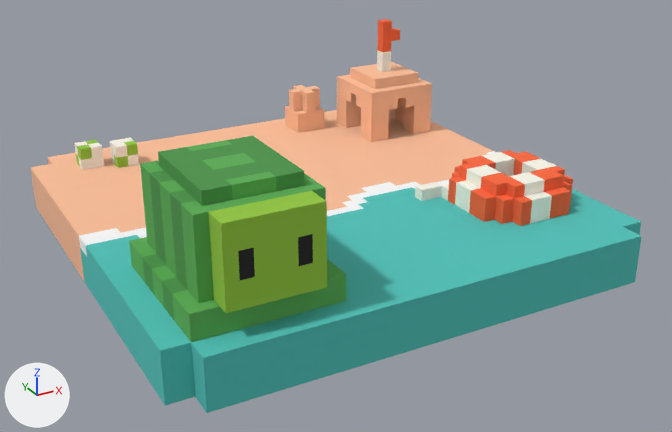
Two versions of the OBJ model Assets/Models/Chapters/chapter_seven_tile.obj, one commit apart.
Both versions are drawn from a 50 mm lens placed at (-3.41, -6.58, 3.53), pointed at (0.06, -0.27, 0.37). Arrows for +X, +Y and +Z are at lower left; the lights stay in place. The first picture is the older version. Where no turn or scale is listed for an object, it has been applied to the vertices. Vertices at exactly the same position are counted once.

In view in the first picture: 'Untitled'.
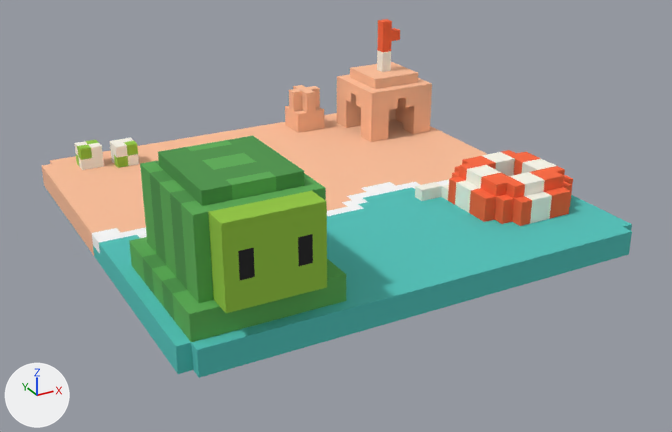
The change, as a list of edits to the scene's bpy script:
```text
Change me_untitled:
    used by ob_untitled; location = (0.0, 0.0, 0.0)
    remove me_untitled.from_pydata(...)  # 476 vertices, 958 faces; spans x -2.0..2.0, y -2.0..2.0, z 0.1..1.6
    add me_untitled.from_pydata(...)  # 472 vertices, 950 faces; spans x -1.9..1.9, y -1.9..1.9, z 0.3..1.6
    me_untitled part 1
    17 vertices are removed from x -2.0..2.0, y -1.8..1.8, z 0.1..0.5
    68 faces are deleted
    6 vertices in x -2.0, y -1.8..1.8, z 0.4..0.5 move by (0.1, 0.0, 0.0)
    4 vertices in x -1.8..1.8, y -1.8..0.1, z 0.1 move by (0.0, 0.0, 0.2)
    10 vertices move from x -2.0..1.8, y -2.0..2.0, z 0.1..0.5 to x -1.9..1.8, y -1.9..1.9, z 0.3..0.5
    13 vertices are added at x -1.9..1.9, y -1.8..1.8, z 0.3..0.5
    60 new faces join them
```

Location of each change, (x1, y1, x2, y2) in pixels of the pictures (672 x 432 px; the box of a moved part takes in the faces that stretch with it):
'Untitled', reshaped (9% shorter): before (30, 19, 642, 413); after (42, 19, 632, 378)
part 1 of me_untitled, moved or reshaped: before (30, 110, 642, 413); after (42, 113, 632, 378)
